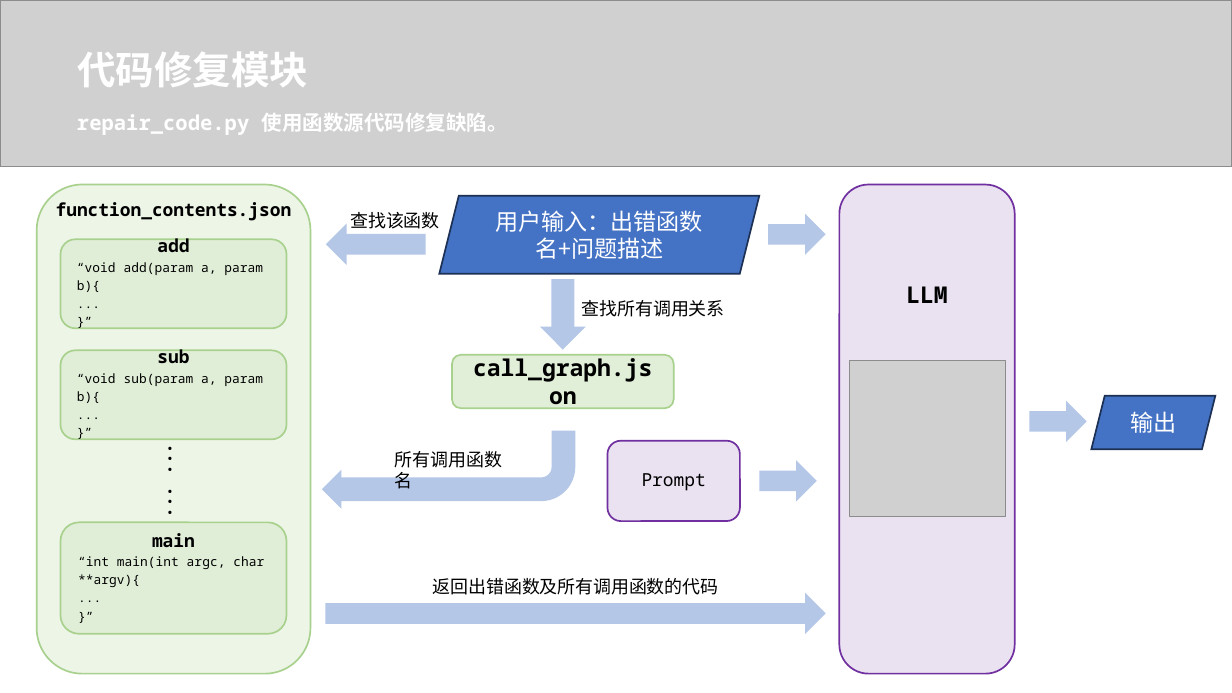
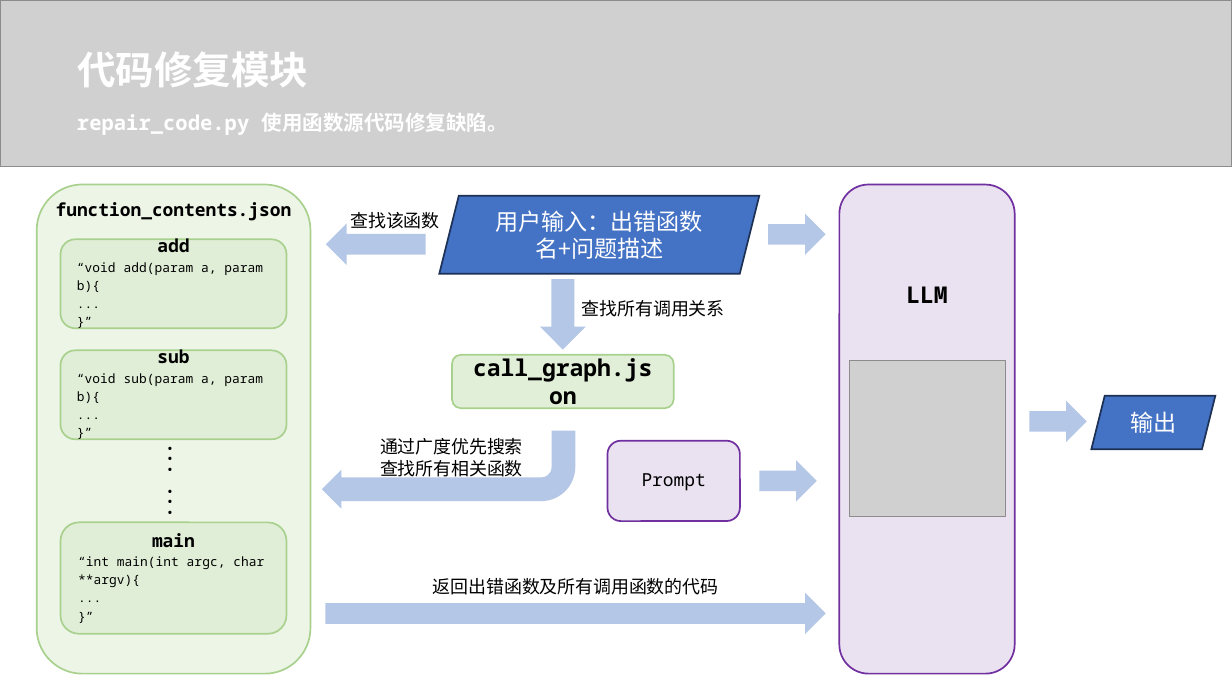
Before and after one commit to Zhenyu-Bo/Code-Assistant, a slide deck: slide 20 of report/LLM辅助的程序缺陷检测与修复.pptx (slide 17 before the commit). Drawn at 1232x693 pixels with LibreOffice and Linux fonts; fonts in the diff are those of the drawing; grey boxes stand for pictures. Boxes give left, top, right and bottom in pixels: in the first picture for what was removed or moved away, otherwise in the second. Text is boxed around its words. In the diff, an @@ line names an element or a change of style, - is before the commit and + after.

Commit message:
update

```diff
--- a/report/LLM辅助的程序缺陷检测与修复.pptx
+++ b/report/LLM辅助的程序缺陷检测与修复.pptx
@@ text at (380, 438, 523, 477): text changed @@
-所有调用函数名
+通过广度优先搜索查找所有相关函数
```
Also in this commit, not shown: 1 other slide changed, 5 slides added.
